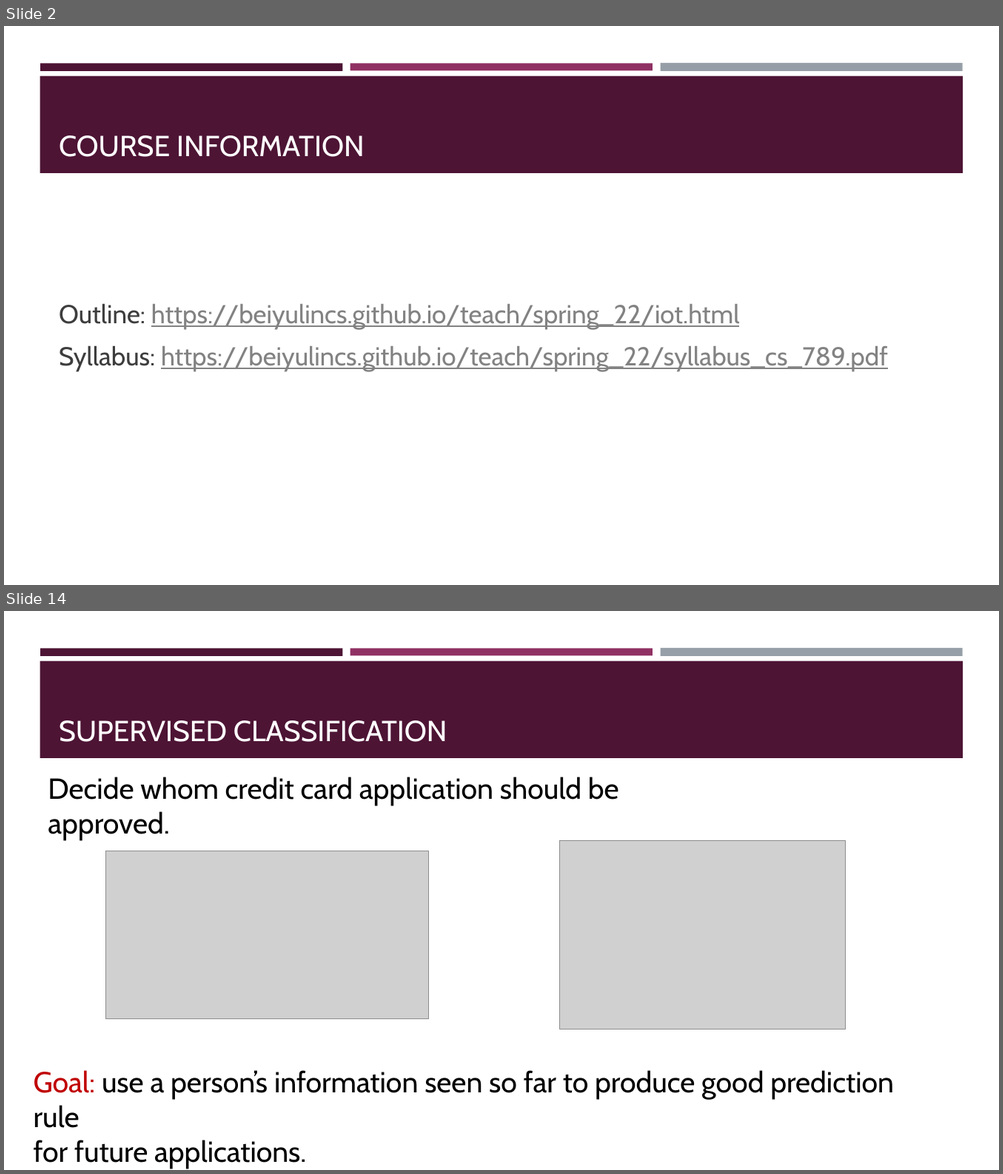
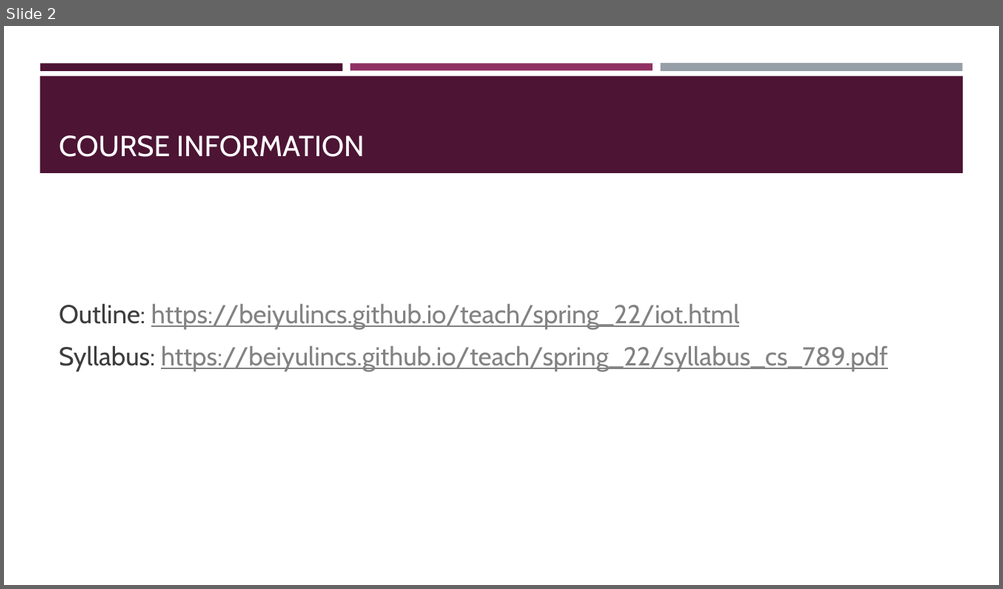
Before and after one commit to BeiyuLinCS/beiyulin.github.io, a slide deck: teach/fall_21/slides/ds_1.pptx. Shown one above the other, each under a label of ours: slides 2 and 14 before the commit, slide 2 after it; the slides between them are not shown. The pictures are 1003x1174 and 1003x589 pixels, drawn with LibreOffice and Linux fonts; fonts in the diff are those of the drawing; grey boxes stand for pictures. Boxes give left, top, right and bottom in pixels: in the first picture for what was removed or moved away, otherwise in the second. Text is boxed around its words. In the diff, an @@ line names an element or a change of style, - is before the commit and + after.

```diff
--- a/teach/fall_21/slides/ds_1.pptx
+++ b/teach/fall_21/slides/ds_1.pptx
@@ slide 14 removed at box(4, 611, 999, 1170), background #FFFFFF; not listed: 4 template elements that a slide beside it also shows @@
@@ title removed at box(59, 721, 447, 742) @@
-SUPERVISED CLASSIFICATION
@@ text removed at box(48, 777, 619, 841) @@
-Decide whom credit card application should be approved.
@@ picture removed at box(105, 851, 429, 1019) @@
@@ picture removed at box(560, 841, 845, 1030) @@
@@ text removed at box(34, 1071, 893, 1170) @@
-Goal: use a person’s information seen so far to produce good prediction rule
-for future applications.
```
Also in this commit, not shown: 3 slides changed, 4 slides added, 15 other slides removed, 7 other files.
